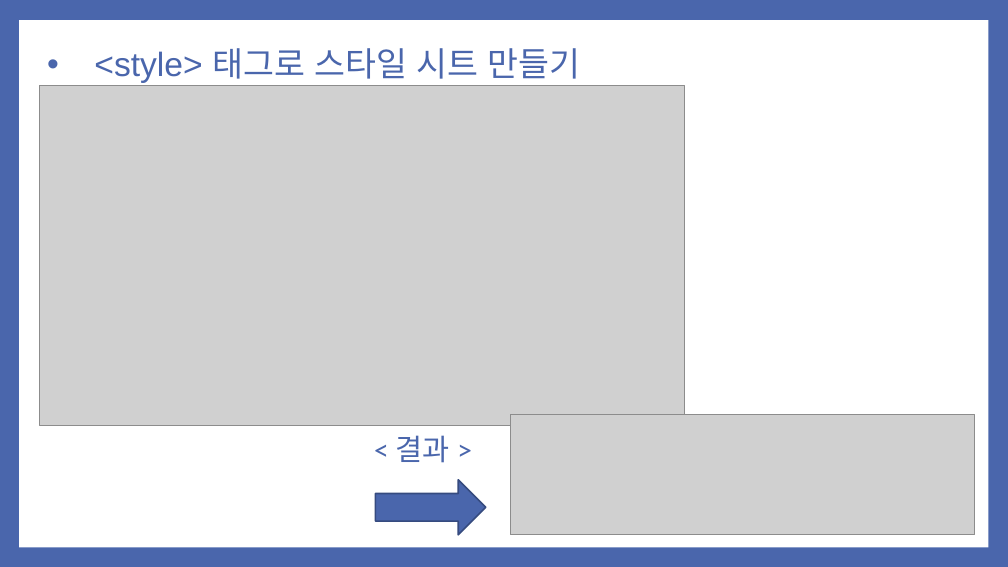
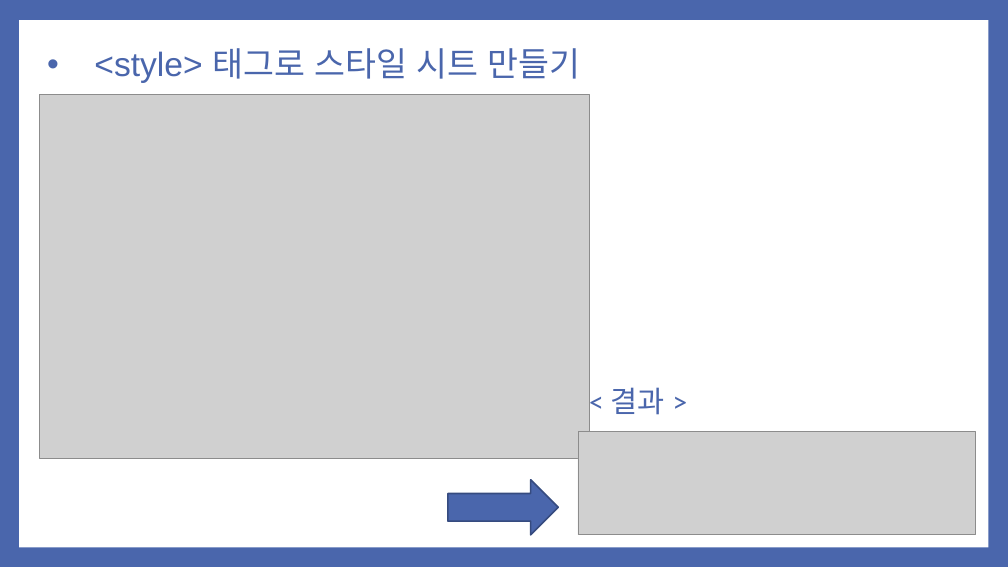
Before and after one commit to noheul1030/KOPO-HTML, a slide deck: slide 3 of 과제PPT/기업업무 2강.pptx. Drawn at 1008x567 pixels with LibreOffice and Linux fonts; fonts in the diff are those of the drawing; grey boxes stand for pictures. Boxes give left, top, right and bottom in pixels: in the first picture for what was removed or moved away, otherwise in the second. Text is boxed around its words. In the diff, an @@ line names an element or a change of style, - is before the commit and + after.

```diff
--- a/과제PPT/기업업무 2강.pptx
+++ b/과제PPT/기업업무 2강.pptx
@@ picture: place and size @@
-picture at bbox=[39, 85, 684, 426]
+picture at bbox=[39, 95, 589, 458]
@@ text "< 결과 >": place and size @@
-text "< 결과 >" at bbox=[395, 435, 449, 463]
+text "< 결과 >" at bbox=[610, 387, 664, 415]
@@ picture: place and size @@
-picture at bbox=[510, 414, 975, 535]
+picture at bbox=[578, 432, 976, 535]
@@ right arrow: place and size @@
-right arrow at bbox=[376, 480, 486, 535]
+right arrow at bbox=[448, 480, 558, 535]
```
Also in this commit, not shown: 24 other slides changed, 2 slides added.
